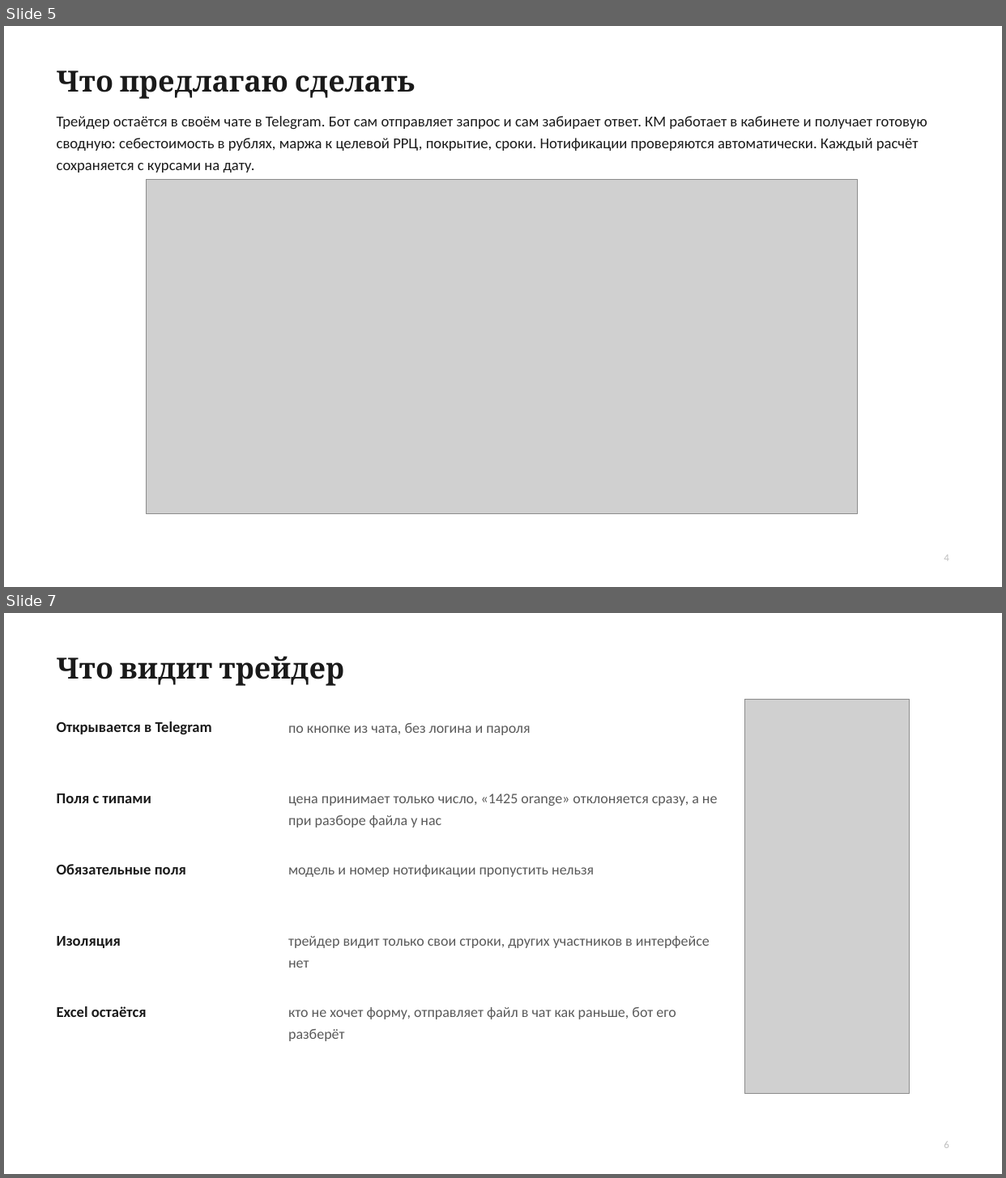
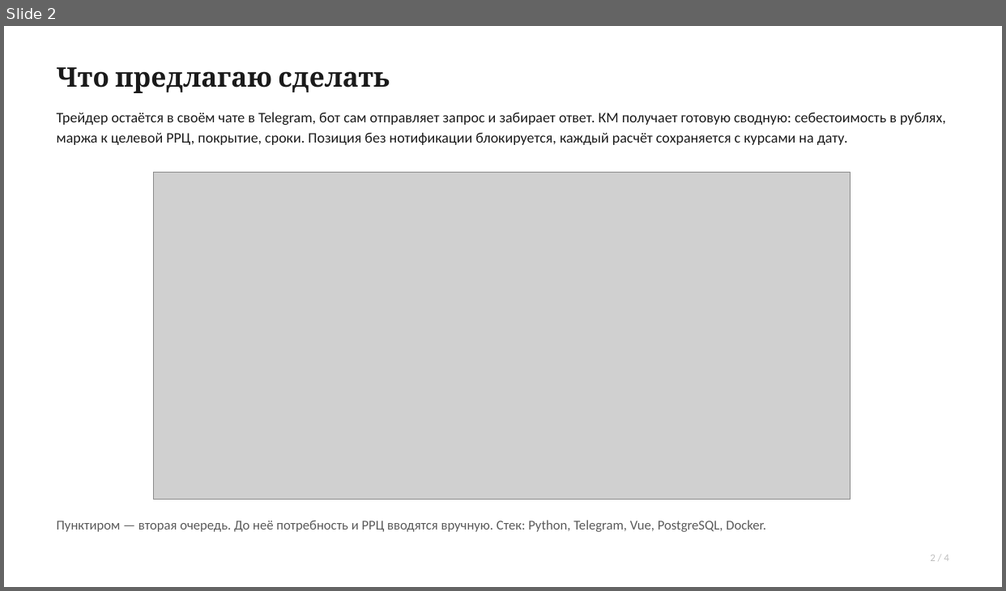
Before and after one commit to headecom5el/tender_calculator, a slide deck: docs/tendernyy-kalkulyator.pptx. Shown one above the other, each under a label of ours: slides 5 and 7 before the commit, slide 2 after it; the slides between them are not shown. The pictures are 1006x1178 and 1006x591 pixels, drawn with LibreOffice and Linux fonts; fonts in the diff are those of the drawing; grey boxes stand for pictures. Boxes give left, top, right and bottom in pixels: in the first picture for what was removed or moved away, otherwise in the second. Text is boxed around its words. In the diff, an @@ line names an element or a change of style, - is before the commit and + after.

```diff
--- a/docs/tendernyy-kalkulyator.pptx
+++ b/docs/tendernyy-kalkulyator.pptx
@@ slide 7 removed at bbox=[4, 613, 1002, 1174], background #FFFFFF @@
@@ text removed at bbox=[57, 656, 344, 686] @@
-Что видит трейдер
@@ picture removed at bbox=[745, 699, 910, 1093] @@
@@ text removed at bbox=[57, 722, 212, 735] @@
-Открывается в Telegram
@@ text removed at bbox=[288, 723, 530, 735] @@
-по кнопке из чата, без логина и пароля
@@ text removed at bbox=[57, 794, 151, 803] @@
-Поля с типами
@@ text removed at bbox=[288, 794, 718, 828] @@
-цена принимает только число, «1425 orange» отклоняется сразу, а не при разборе файла у нас
@@ text removed at bbox=[57, 864, 186, 875] @@
-Обязательные поля
@@ text removed at bbox=[288, 865, 594, 877] @@
-модель и номер нотификации пропустить нельзя
@@ text removed at bbox=[57, 936, 121, 948] @@
-Изоляция
@@ text removed at bbox=[288, 936, 710, 968] @@
-трейдер видит только свои строки, других участников в интерфейсе нет
@@ text removed at bbox=[57, 1007, 147, 1017] @@
-Excel остаётся
@@ text removed at bbox=[288, 1007, 675, 1041] @@
-кто не хочет форму, отправляет файл в чат как раньше, бот его разберёт
@@ text removed at bbox=[944, 1141, 948, 1148] @@
-6
@@ what was slide 5 is now slide 2 @@
@@ slide 2 changed as well @@
@@ text "Что предлагаю сделать" at bbox=[57, 67, 390, 93]: size 28 to 26 pt @@
@@ text at bbox=[57, 112, 946, 145]: text changed; size 14.5 to 14 pt @@
-Трейдер остаётся в своём чате в Telegram. Бот сам отправляет запрос и сам забирает ответ. КМ работает в кабинете и получает готовую сводную: себестоимость в рублях, маржа к целевой РРЦ, покрытие, сроки. Нотификации проверяются автоматически. Каждый расчёт сохраняется с курсами на дату.
+Трейдер остаётся в своём чате в Telegram, бот сам отправляет запрос и забирает ответ. КМ получает готовую сводную: себестоимость в рублях, маржа к целевой РРЦ, покрытие, сроки. Позиция без нотификации блокируется, каждый расчёт сохраняется с курсами на дату.
@@ picture: place and size @@
-picture at bbox=[147, 179, 858, 514]
+picture at bbox=[154, 172, 850, 500]
@@ text added at bbox=[57, 520, 766, 532], 13 pt, text #5A5A5A @@
+Пунктиром — вторая очередь. До неё потребность и РРЦ вводятся вручную. Стек: Python, Telegram, Vue, PostgreSQL, Docker.
@@ text at bbox=[930, 555, 948, 561]: text changed @@
-4
+2 / 4
```
Also in this commit, not shown: 2 other slides changed, 1 slide added, 7 other slides removed, 1 other file.
